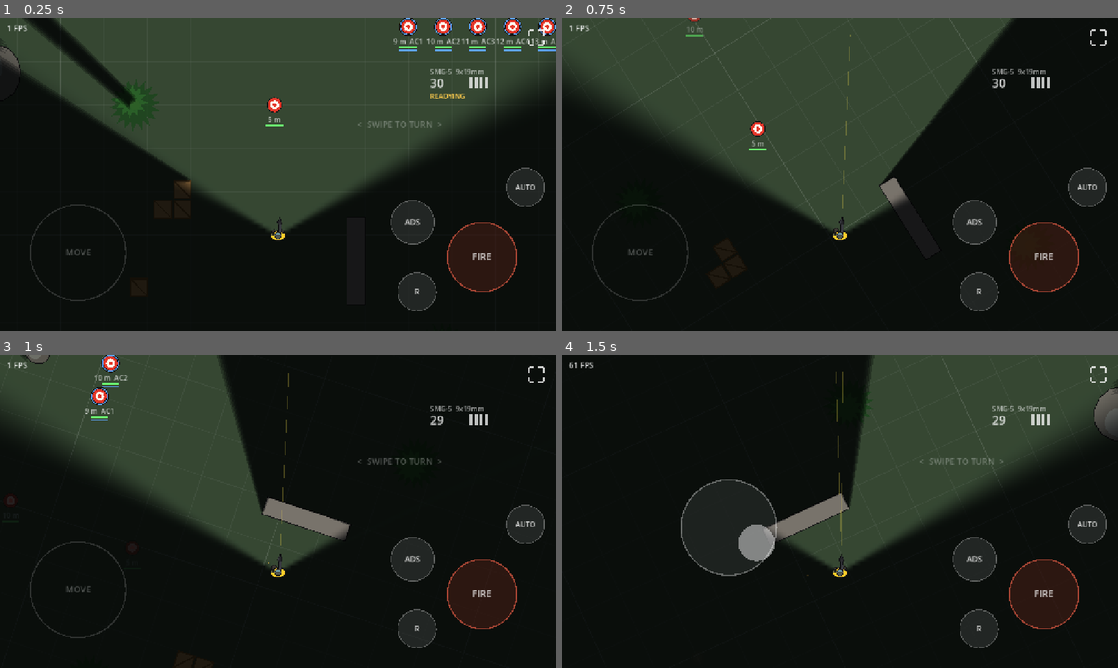
Above: before the commit, frames 1-4 (two rows, left to right).
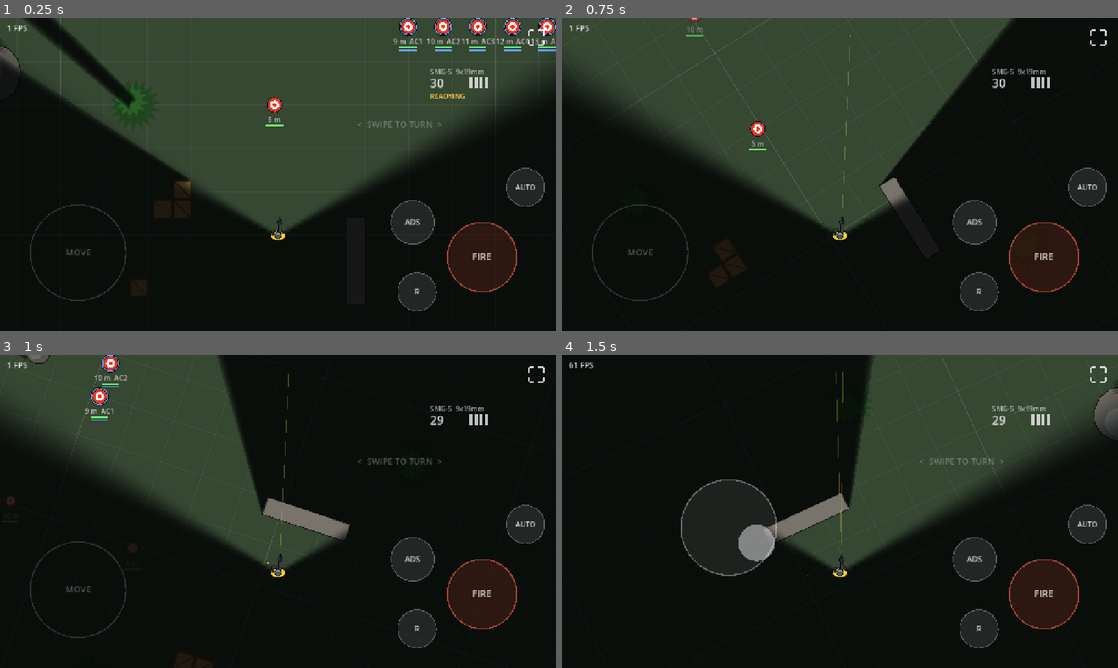
Above: after the commit, the same moments.

Repository: jklrjklr/zhukov
Game: Godot game, scene res://scenes/main.tscn
Same seed, same stepped clock (60 frames per second), same inputs: the game is played once before the commit and once after it.
Inputs (mouse positions are in pixels of both pictures, inside the frame that each line leads up to):
- Up to frame 1 (0.25 s): no input
- Up to frame 2 (0.75 s): tap Enter at 0.5 s; move the mouse to (962, 158) at 0.52 s; hold D from 0.53 s (still down); hold E from 0.53 s (still down); click (962, 158) at 0.67 s
- Up to frame 3 (1 s): keep holding D; keep holding E; tap Space at 0.77 s
- Up to frame 4 (1.5 s): release D at 1.25 s; release E at 1.25 s; drag from (728, 527) to (812, 574) at 1.27 s

Frames 1-2 are identical in both runs. In frame 3, less than 0.1% of the frame differs, in the area x 5-63%, y 0-71%; in frame 4, nothing differs.

Commit message:
Recoil kicks camera up (forward) and in, hip and ADS alike
Co-Authored-By: Claude Opus 5.5 <noreply@anthropic.com>
Claude-Session: https://claude.ai/code/session_01CuvFDQ8S82ziWJ7Azt1Yc4

Diff:
--- a/scripts/weapons/firearm.gd
+++ b/scripts/weapons/firearm.gd
@@ -4,7 +4,7 @@
 ## Child of Player, origin at the pistol grip, muzzle toward -Y.
 
 const PX_PER_M := 60.0
-## px the camera is pushed back at full vertical recoil stack.
+## px the camera is kicked up (forward) at full vertical recoil stack (hip).
 const CAM_PUSH := 70.0
 ## Extra zoom at full vertical recoil stack.
 const CAM_ZOOM := 0.08
@@ -394,9 +394,9 @@
 		var k := minf(1.0, delta * 8.0)
 		_cam_zoom = lerpf(_cam_zoom, lerpf(1.0, ads_zoom, a), k)
 		_cam_offset = _cam_offset.lerp(_cam_base.lerp(ads_cam, a), k)
-		# Vertical recoil: hip pushes the view back toward the player; ADS pushes it
-		# forward (less than the aim circle moves).
-		var push := lerpf(eased * CAM_PUSH, -ads_recoil_push() * ADS_CAM_FOLLOW, a)
+		# Vertical recoil kicks the view up (forward) and zooms in, like muzzle rise.
+		# ADS: follows the aim circle's push (less than the circle moves).
+		var push := -lerpf(eased * CAM_PUSH, ads_recoil_push() * ADS_CAM_FOLLOW, a)
 		_camera.position = _cam_offset + Vector2(0, push) + _shake
 		_camera.zoom = Vector2.ONE * _cam_zoom * (1.0 + eased * CAM_ZOOM)
 
